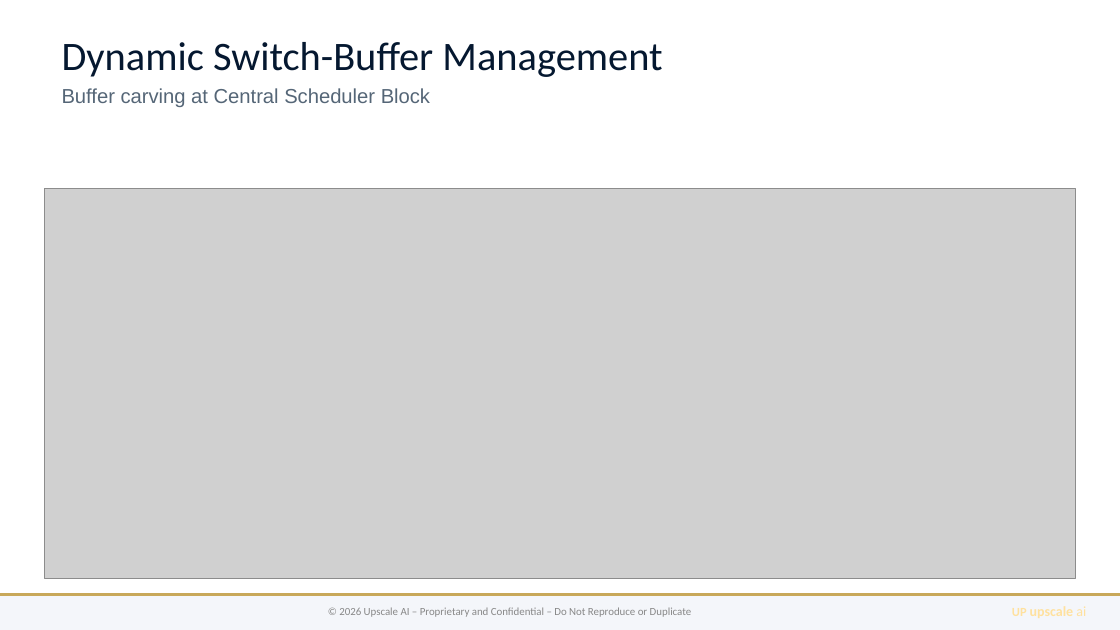
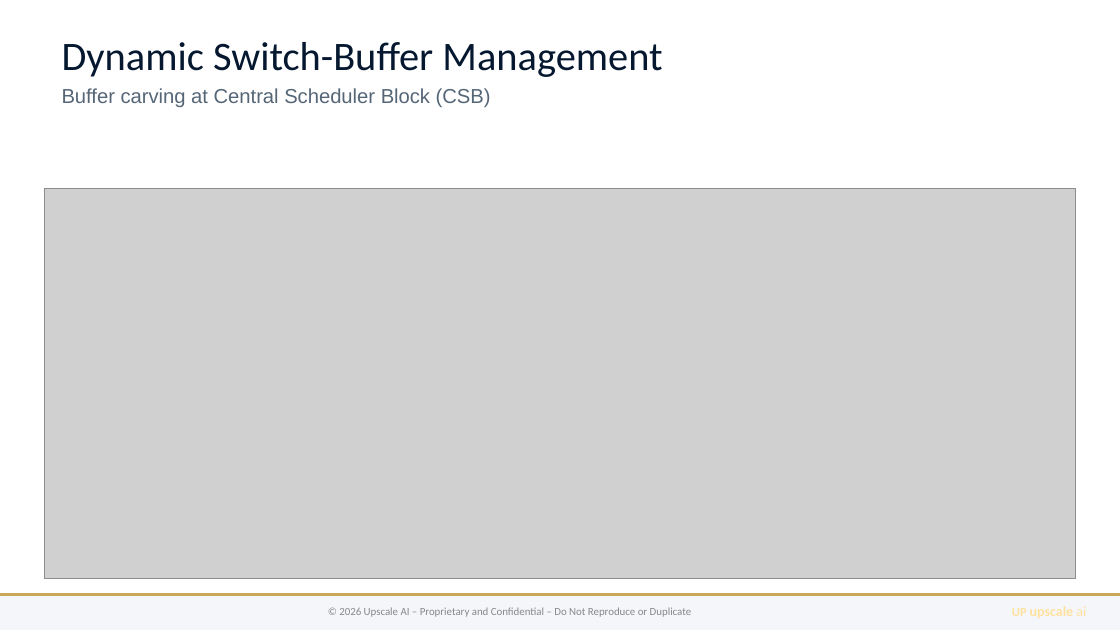
Before and after one commit to upscale-ai-network/agent-template, a slide deck: slide 2 of dt100/manager-arch-vision-a3.pptx. Drawn at 1120x630 pixels with LibreOffice and Linux fonts; fonts in the diff are those of the drawing; grey boxes stand for pictures. Boxes give left, top, right and bottom in pixels: in the first picture for what was removed or moved away, otherwise in the second. Text is boxed around its words. In the diff, an @@ line names an element or a change of style, - is before the commit and + after.

```diff
--- a/dt100/manager-arch-vision-a3.pptx
+++ b/dt100/manager-arch-vision-a3.pptx
@@ text at [62, 88, 491, 107]: text changed @@
-Buffer carving at Central Scheduler Block
+Buffer carving at Central Scheduler Block (CSB)
```
Also in this commit, not shown: 3 other slides changed, 15 other files.
